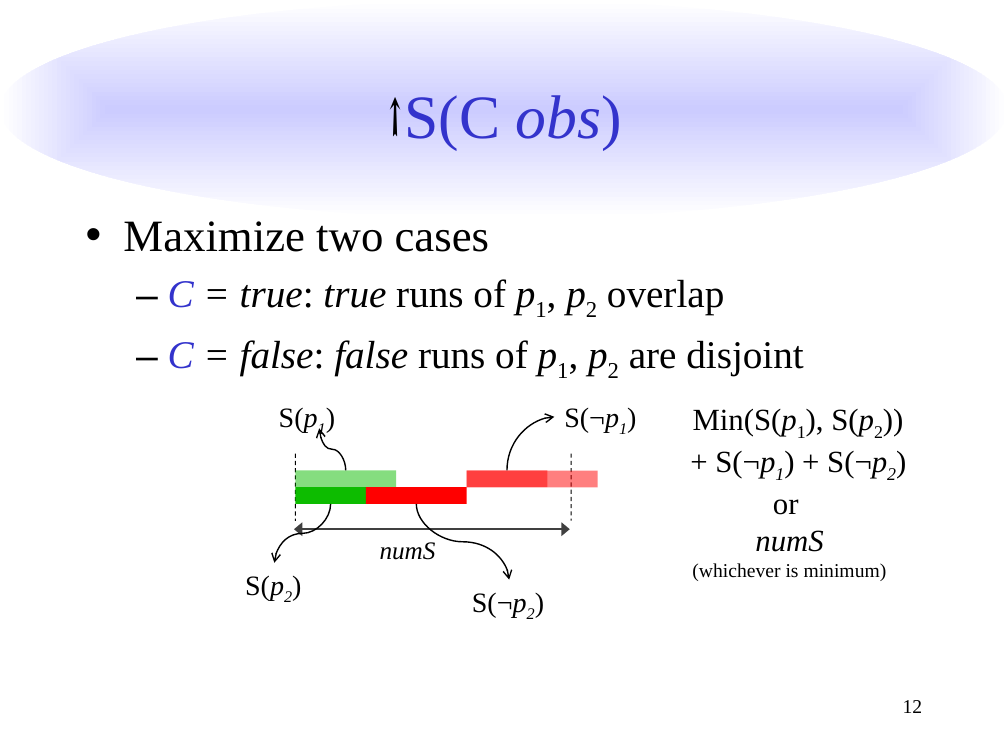
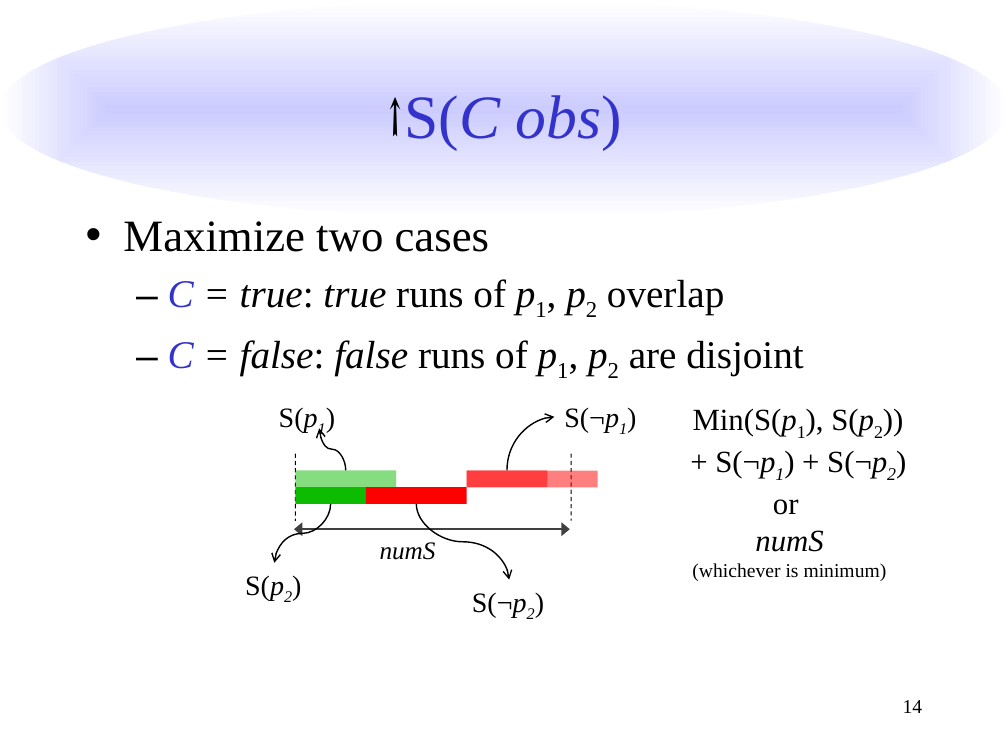
Before and after one commit to liblit/cbiexp, a slide deck: slide 14 of issta-2007/talk/issta-2007.pptx (slide 12 before the commit). Drawn at 1008x756 pixels with LibreOffice and Linux fonts; fonts in the diff are those of the drawing. Boxes give left, top, right and bottom in pixels: in the first picture for what was removed or moved away, otherwise in the second. Text is boxed around its words. In the diff, an @@ line names an element or a change of style, - is before the commit and + after.

```diff
--- a/issta-2007/talk/issta-2007.pptx
+++ b/issta-2007/talk/issta-2007.pptx
@@ title "↑S(C obs)" at (386, 95, 622, 151): italic on in "↑S(C" @@
@@ page number at (903, 700, 923, 713): text changed @@
-12
+14
```
Also in this commit, not shown: 15 other slides changed.
